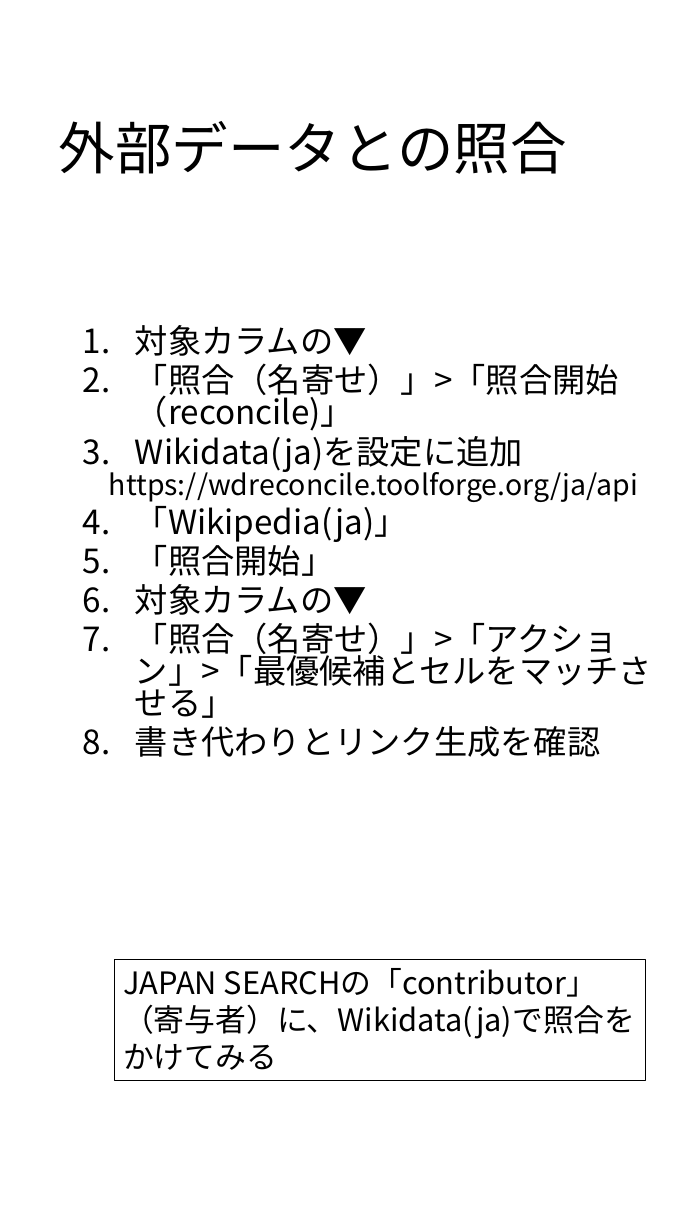
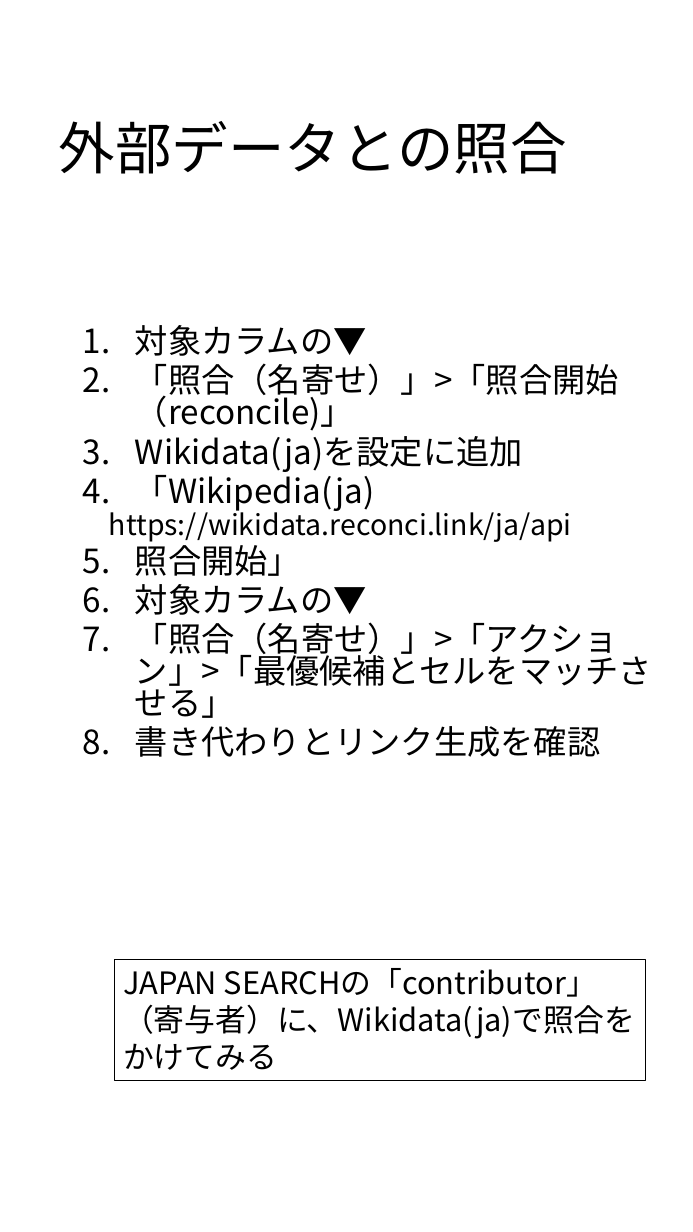
Before and after one commit to maedaak/biginDatacleansing4Librarian, a slide deck: slide 24 of source/2.実習OpenRefineの使い方_縦長.pptx. Drawn at 693x1232 pixels with LibreOffice and Linux fonts; fonts in the diff are those of the drawing. Boxes give left, top, right and bottom in pixels: in the first picture for what was removed or moved away, otherwise in the second. Text is boxed around its words. In the diff, an @@ line names an element or a change of style, - is before the commit and + after.

```diff
--- a/source/2.実習OpenRefineの使い方_縦長.pptx
+++ b/source/2.実習OpenRefineの使い方_縦長.pptx
@@ text at <box>109,469,572,576</box>: text changed @@
-  https://wdreconcile.toolforge.org/ja/api
-4. 「Wikipedia(ja)」
-5. 「照合開始」
+4. 「Wikipedia(ja)
+  https://wikidata.reconci.link/ja/api
+5. 照合開始」
```
